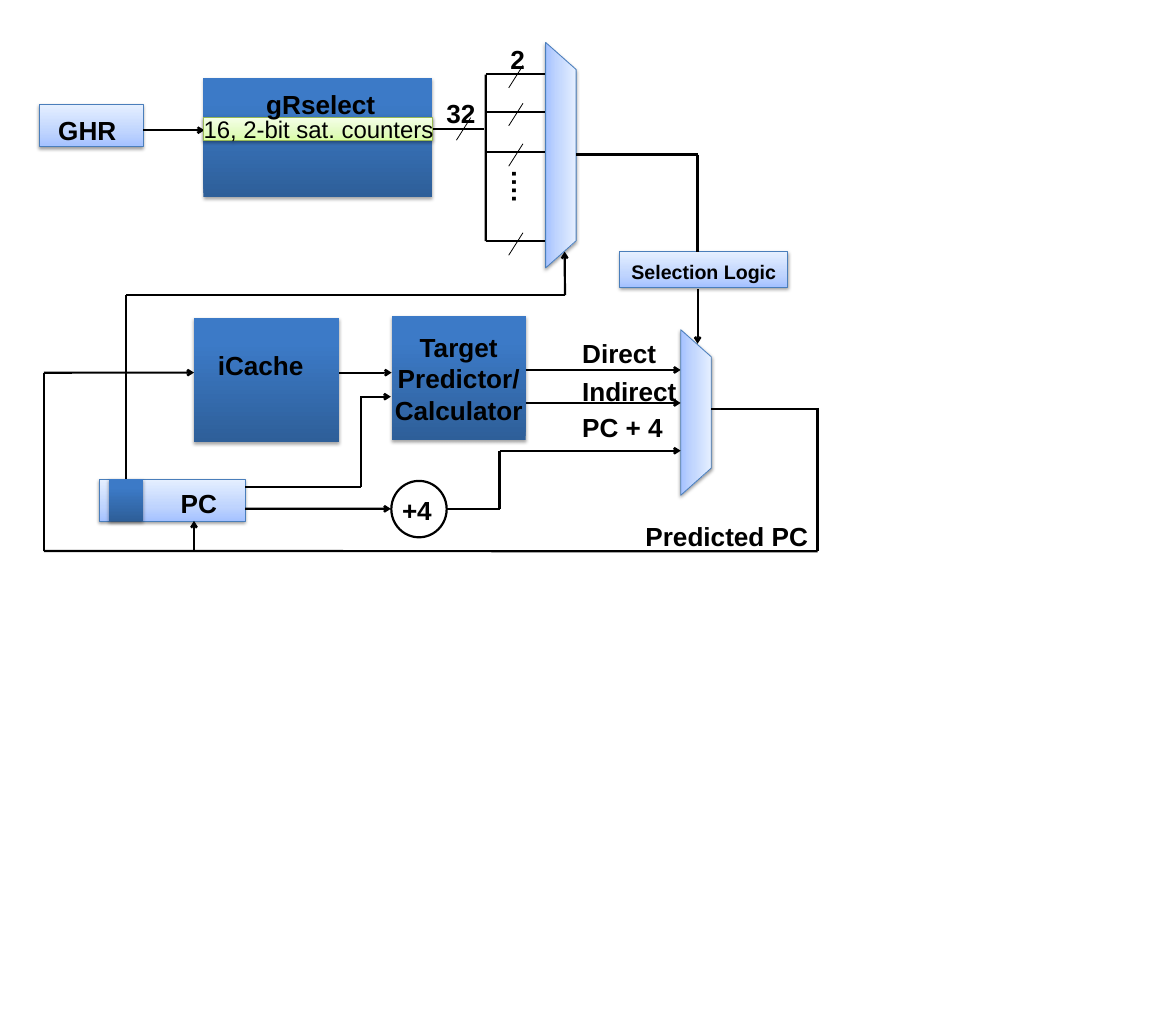
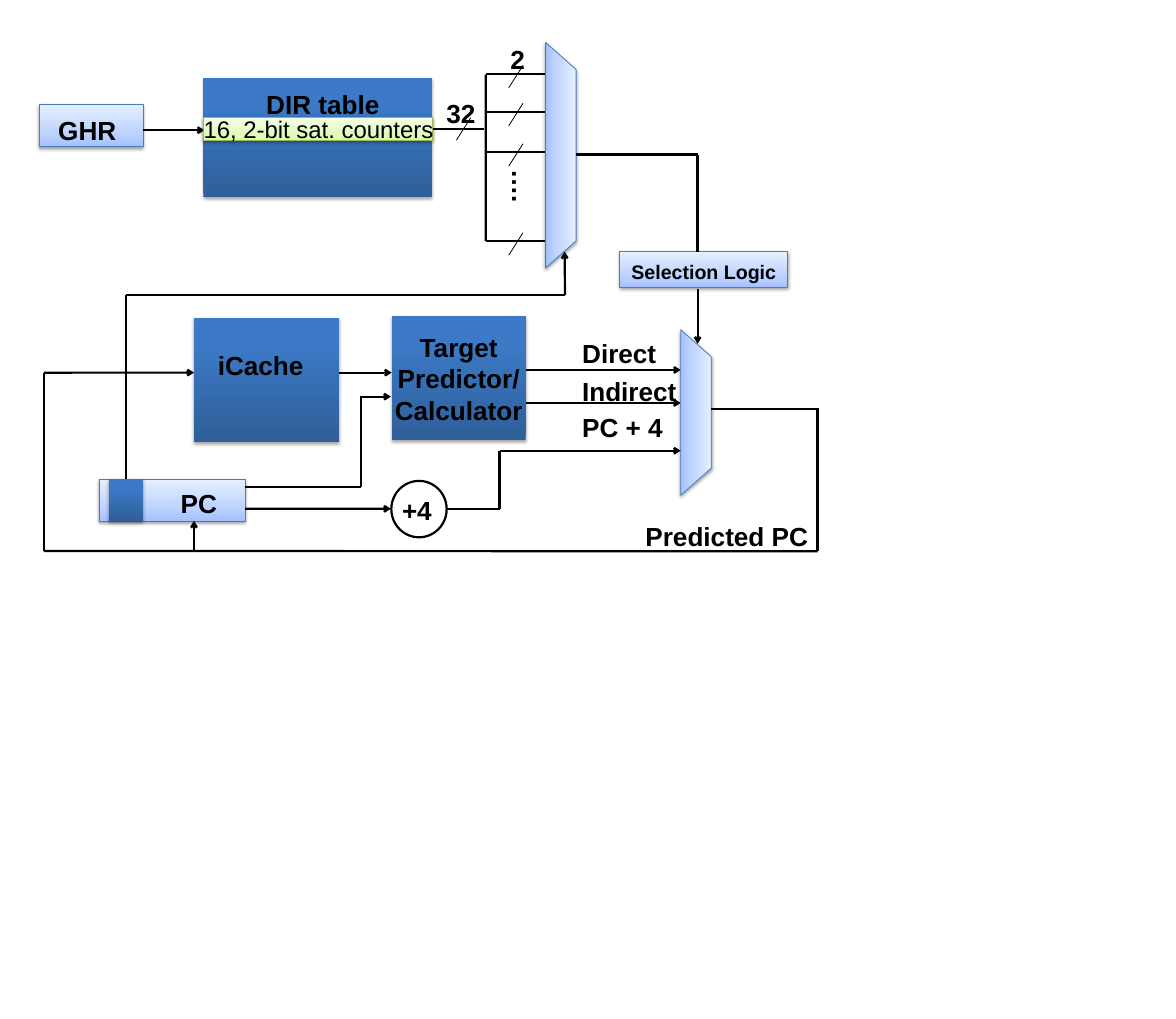
Before and after one commit to peterwudi/di-thesis, a slide deck: slide 1 of Figures/GSelectCP.pptx. Drawn at 1176x1019 pixels with LibreOffice and Linux fonts; fonts in the diff are those of the drawing. Boxes give left, top, right and bottom in pixels: in the first picture for what was removed or moved away, otherwise in the second. Text is boxed around its words. In the diff, an @@ line names an element or a change of style, - is before the commit and + after.

```diff
--- a/Figures/GSelectCP.pptx
+++ b/Figures/GSelectCP.pptx
@@ text at [266, 95, 379, 120]: text changed @@
-gRselect
+DIR table
```
Also in this commit, not shown: 28 other files.
